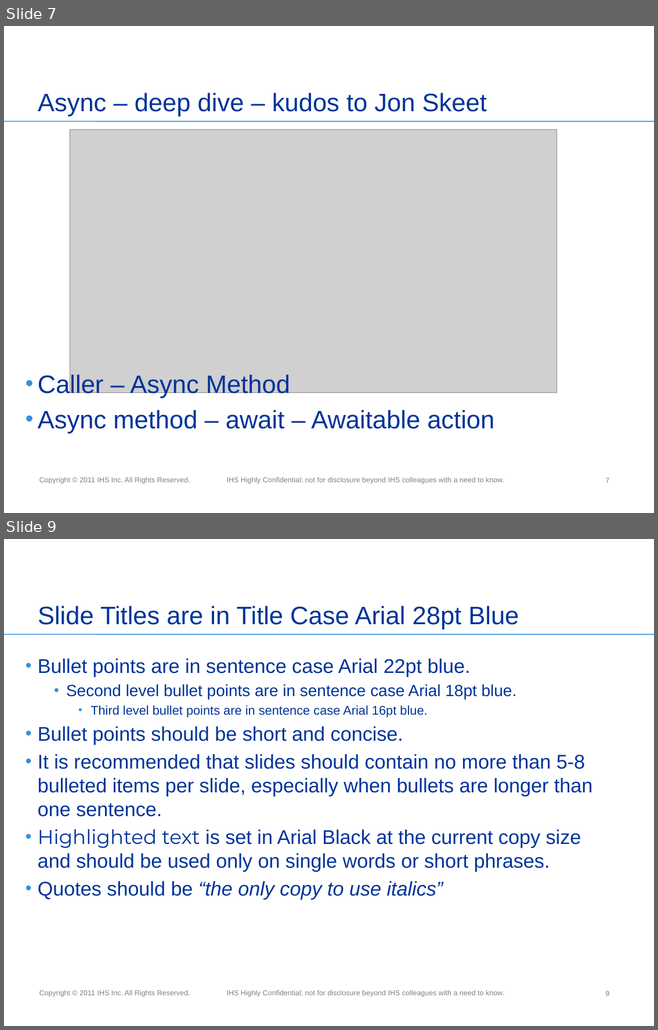
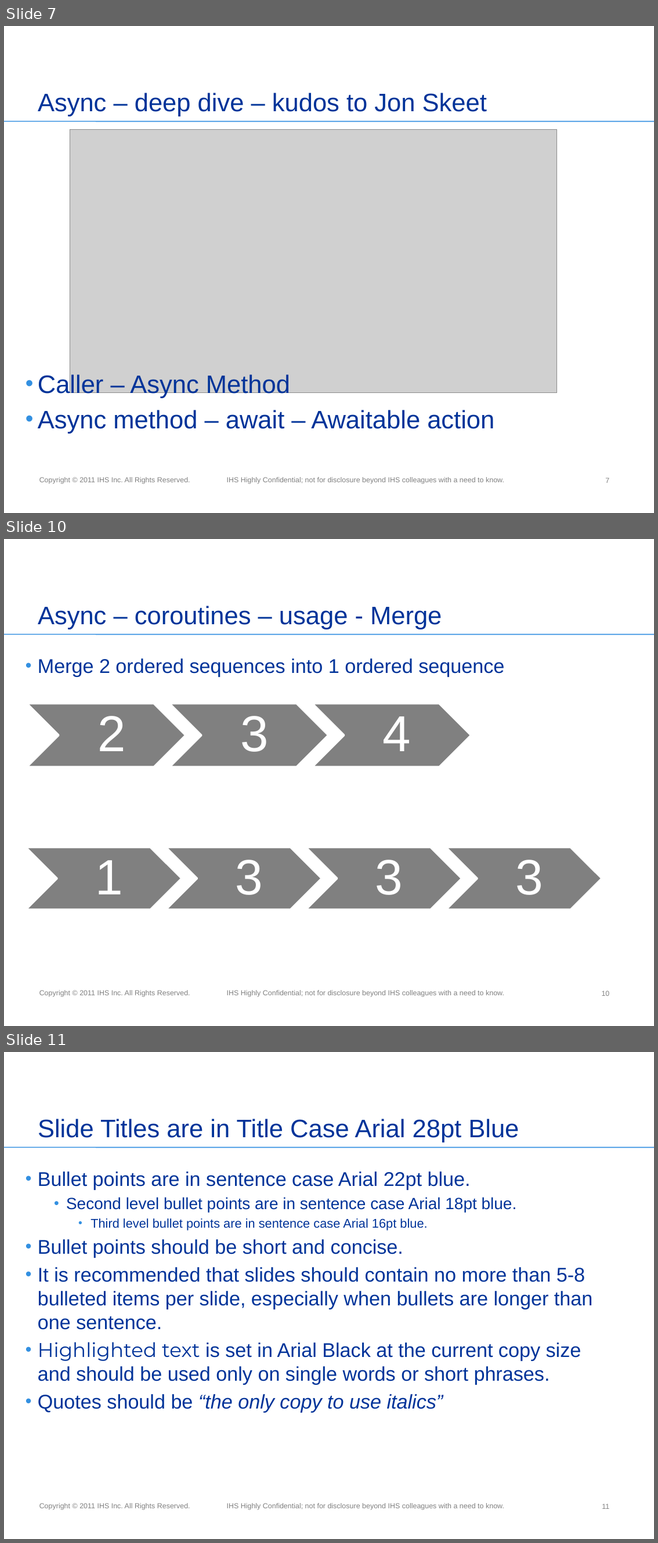
Before and after one commit to miensol/conference2012, a slide deck: C# 5.pptx. Shown one above the other, each under a label of ours: slides 7 and 9 before the commit, slides 7, 10 and 11 after it; the slides between them are not shown. The pictures are 658x1030 and 658x1543 pixels, drawn with LibreOffice and Linux fonts; fonts in the diff are those of the drawing; grey boxes stand for pictures; background and template pictures are left out. Boxes give left, top, right and bottom in pixels: in the first picture for what was removed or moved away, otherwise in the second. Text is boxed around its words. In the diff, an @@ line names an element or a change of style, - is before the commit and + after.

```diff
--- a/C# 5.pptx
+++ b/C# 5.pptx
@@ slide 10 added at bbox=[4, 539, 654, 1026], background #FFFFFF; not listed: 3 template elements that a slide beside it also shows @@
@@ title added at bbox=[38, 606, 441, 629], 28 pt, text #003399 @@
+Async – coroutines – usage - Merge
@@ text added at bbox=[38, 658, 504, 676], 22 pt, text #003399 @@
+• Merge 2 ordered sequences into 1 ordered sequence
@@ freeform shape added at bbox=[27, 703, 185, 767], fill #808080, outline #FFFFFF 2 pt, 56 pt, text #FFFFFF @@
+2
@@ freeform shape added at bbox=[170, 703, 328, 767], fill #808080, outline #FFFFFF 2 pt, 56 pt, text #FFFFFF @@
+3
@@ freeform shape added at bbox=[312, 703, 470, 767], fill #808080, outline #FFFFFF 2 pt, 56 pt, text #FFFFFF @@
+4
@@ freeform shape added at bbox=[26, 848, 181, 910], fill #808080, outline #FFFFFF 2 pt, 55 pt, text #FFFFFF @@
+1
@@ freeform shape added at bbox=[166, 848, 321, 910], fill #808080, outline #FFFFFF 2 pt, 55 pt, text #FFFFFF @@
+3
@@ freeform shape added at bbox=[306, 848, 461, 910], fill #808080, outline #FFFFFF 2 pt, 55 pt, text #FFFFFF @@
+3
@@ freeform shape added at bbox=[446, 848, 601, 910], fill #808080, outline #FFFFFF 2 pt, 55 pt, text #FFFFFF @@
+3
@@ page number added at bbox=[601, 991, 610, 996], 8 pt, text #808080 @@
+10
@@ what was slide 9 is now slide 11 @@
@@ page number at bbox=[601, 1504, 609, 1509]: text changed @@
-9
+11
```
Also in this commit, not shown: 1 slide changed, 1 other slide added, 1 other file.
